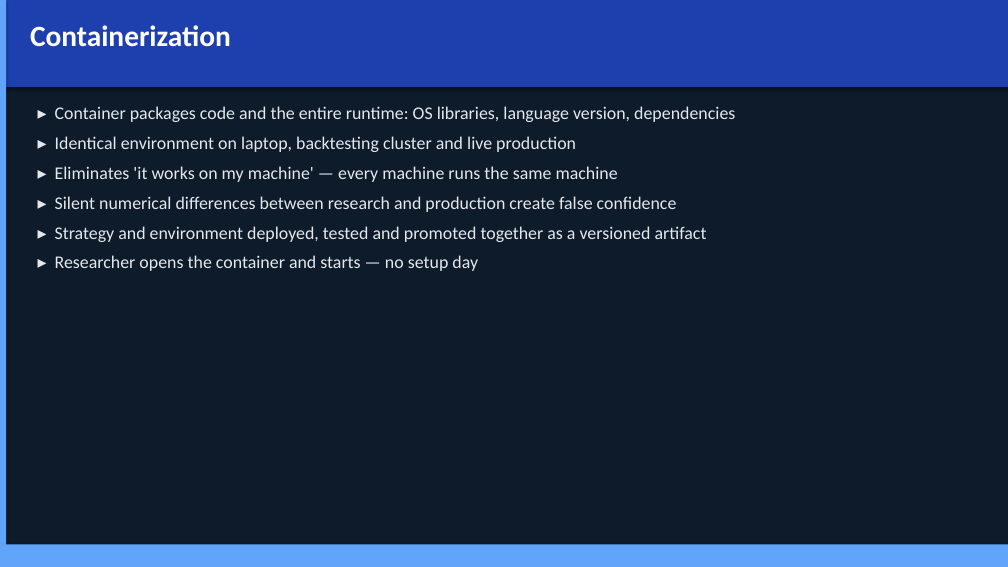
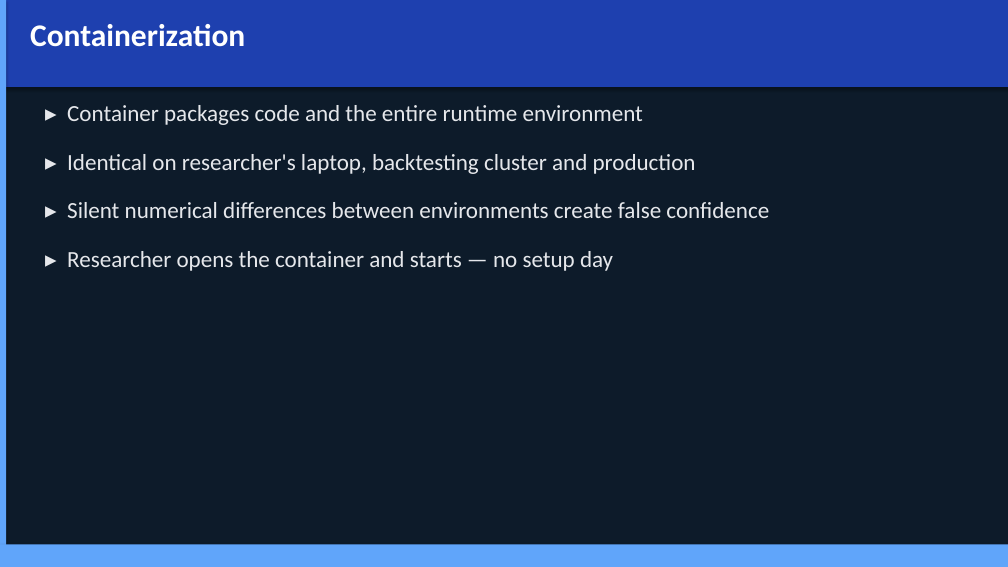
Before and after one commit to Jebel-Quant/platform, a slide deck: slide 16 of vision.pptx (slide 8 before the commit). Drawn at 1008x567 pixels with LibreOffice and Linux fonts; fonts in the diff are those of the drawing. Boxes give left, top, right and bottom in pixels: in the first picture for what was removed or moved away, otherwise in the second. Text is boxed around its words. In the diff, an @@ line names an element or a change of style, - is before the commit and + after.

```diff
--- a/vision.pptx
+++ b/vision.pptx
@@ text "Containerization" at box(30, 24, 245, 47): size 28 to 30 pt @@
@@ text "▸ Container packages code and ...": place and size @@
-text "▸ Container packages code and ..." at box(55, 106, 735, 271)
+text "▸ Container packages code and ..." at box(67, 105, 769, 271)
@@ text at box(67, 105, 769, 218): text changed; size 17 to 22 pt @@
-▸ Container packages code and the entire runtime: OS libraries, language version, dependencies
-▸ Identical environment on laptop, backtesting cluster and live production
-▸ Eliminates 'it works on my machine' — every machine runs the same machine
-▸ Silent numerical differences between research and production create false confidence
-▸ Strategy and environment deployed, tested and promoted together as a versioned artifact
+▸ Container packages code and the entire runtime environment
+▸ Identical on researcher's laptop, backtesting cluster and production
+▸ Silent numerical differences between environments create false confidence
@@ text at box(67, 251, 613, 271): size 17 to 22 pt in "▸ Researcher opens the container and starts ..."; more space between paragraphs @@
```
Also in this commit, not shown: 18 other slides changed, 19 slides added, 1 other file.
